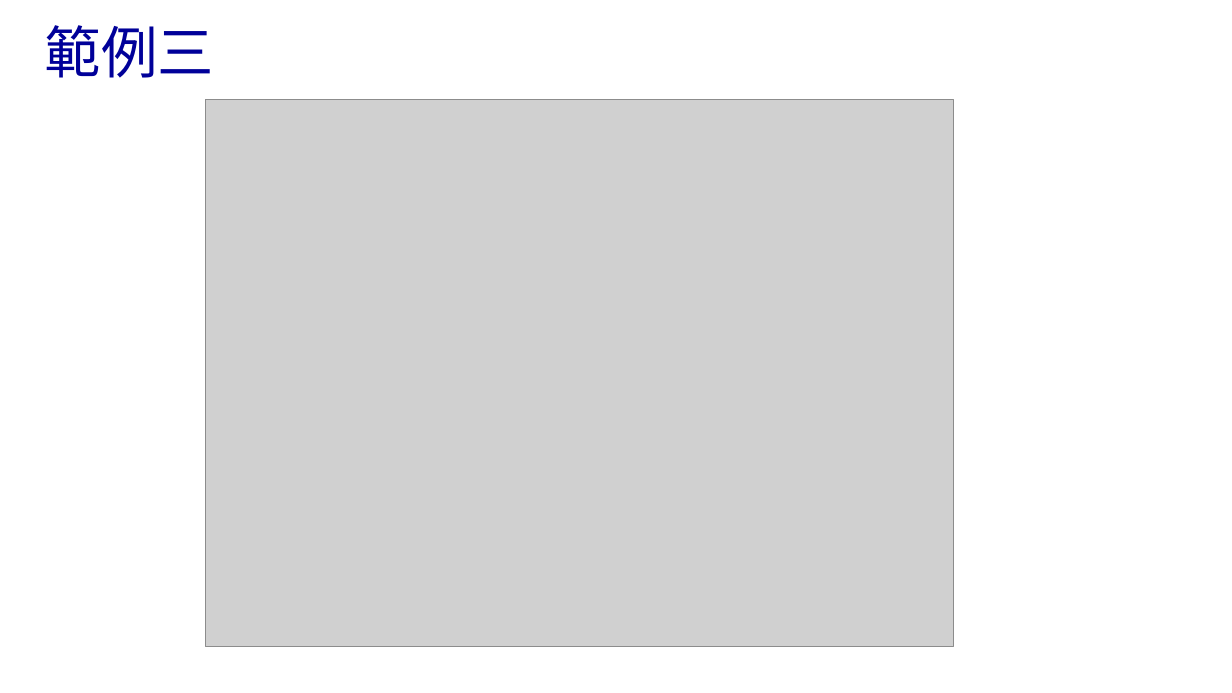
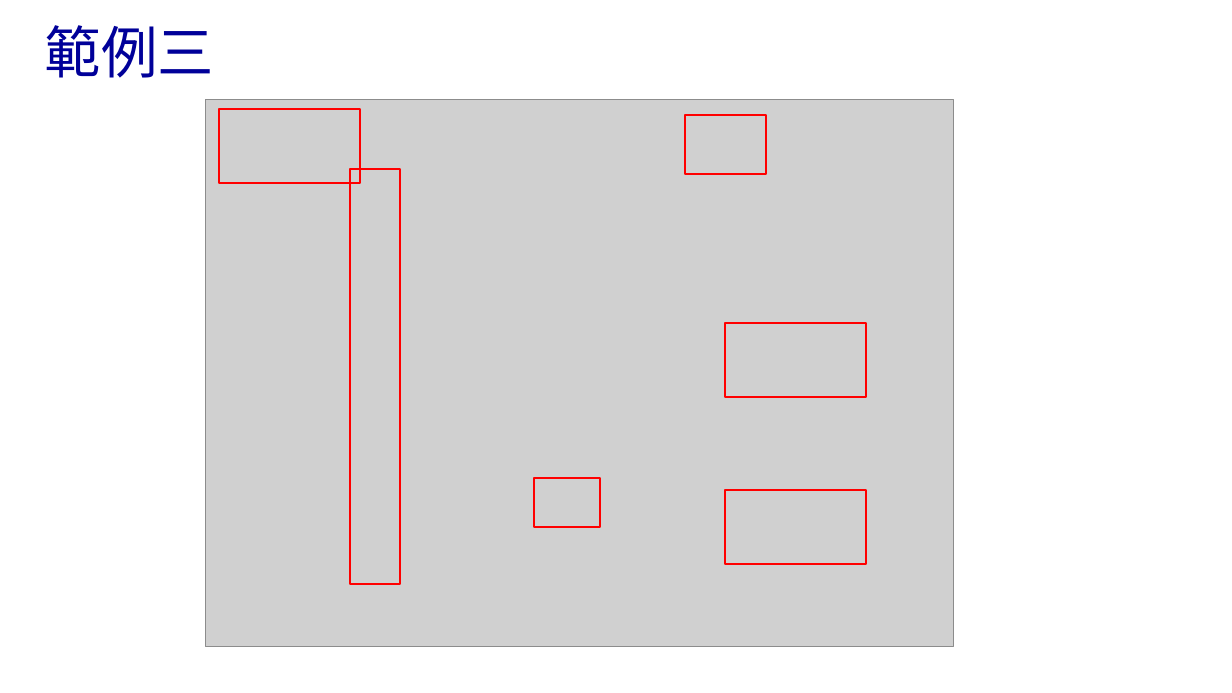
Before and after one commit to carina419/NTUST, a slide deck: slide 29 of MI5014701 科技研究與論文寫作 Technology Research and Thesis Writing/4. Figure-table.pptx. Drawn at 1232x693 pixels with LibreOffice and Linux fonts; fonts in the diff are those of the drawing; grey boxes stand for pictures. Boxes give left, top, right and bottom in pixels: in the first picture for what was removed or moved away, otherwise in the second. Text is boxed around its words. In the diff, an @@ line names an element or a change of style, - is before the commit and + after.

```diff
--- a/MI5014701 科技研究與論文寫作 Technology Research and Thesis Writing/4. Figure-table.pptx
+++ b/MI5014701 科技研究與論文寫作 Technology Research and Thesis Writing/4. Figure-table.pptx
@@ rectangle added at (219, 109, 360, 183), outline #FF0000 1.5 pt @@
@@ rectangle added at (685, 115, 766, 174), outline #FF0000 1.5 pt @@
@@ rectangle added at (350, 169, 400, 584), outline #FF0000 1.5 pt @@
@@ rectangle added at (726, 323, 866, 397), outline #FF0000 1.5 pt @@
@@ rectangle added at (534, 478, 600, 527), outline #FF0000 1.5 pt @@
@@ rectangle added at (726, 490, 866, 564), outline #FF0000 1.5 pt @@
```
Also in this commit, not shown: 16 other slides changed, 1 other file.
